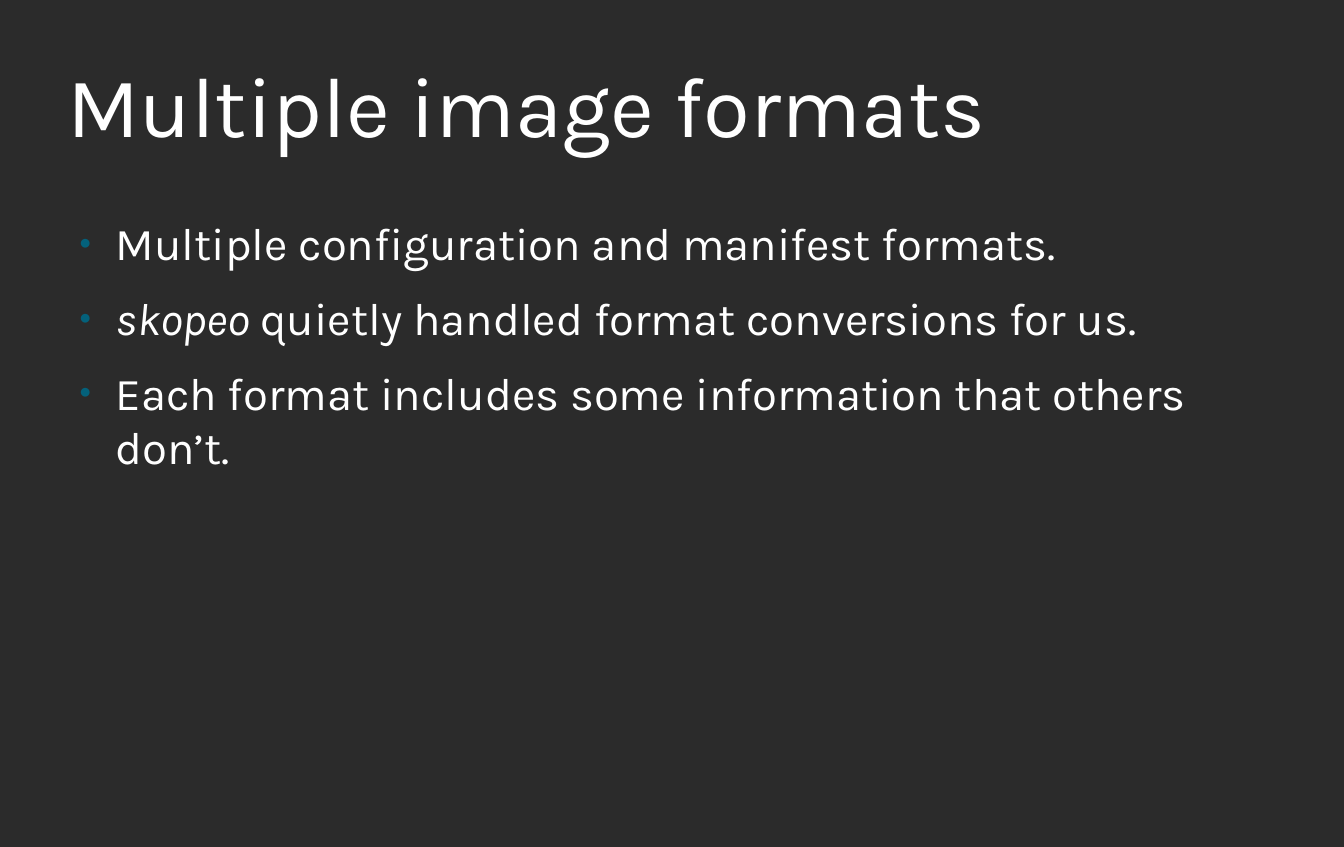
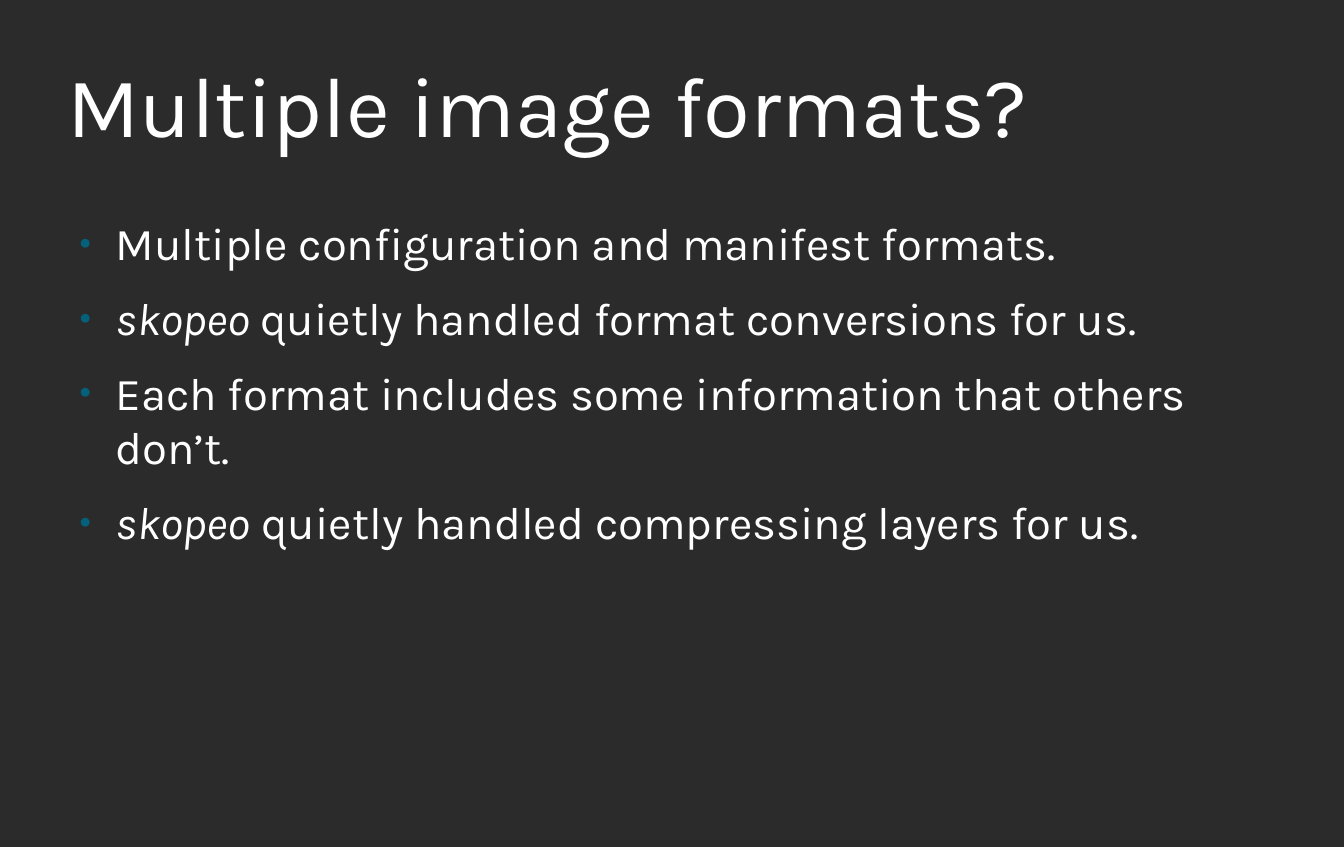
Before and after one commit to nalind/devconf.us-2018, a slide deck: slide 22 of images.odp (slide 19 before the commit). Drawn at 1344x847 pixels with LibreOffice and Linux fonts; fonts in the diff are those of the drawing; background and template pictures are left out; a plain dark background stands for a picture behind light text. Boxes give left, top, right and bottom in pixels: in the first picture for what was removed or moved away, otherwise in the second. Text is boxed around its words. In the diff, an @@ line names an element or a change of style, - is before the commit and + after.

```diff
--- a/images.odp
+++ b/images.odp
@@ title at (67,78,1028,158): text changed @@
-Multiple image formats
+Multiple image formats?
@@ text at (115,507,1139,550): paragraph added @@
+● skopeo quietly handled compressing layers for us.
```
Also in this commit, not shown: 18 other slides changed, 5 slides added, 2 slides removed.
